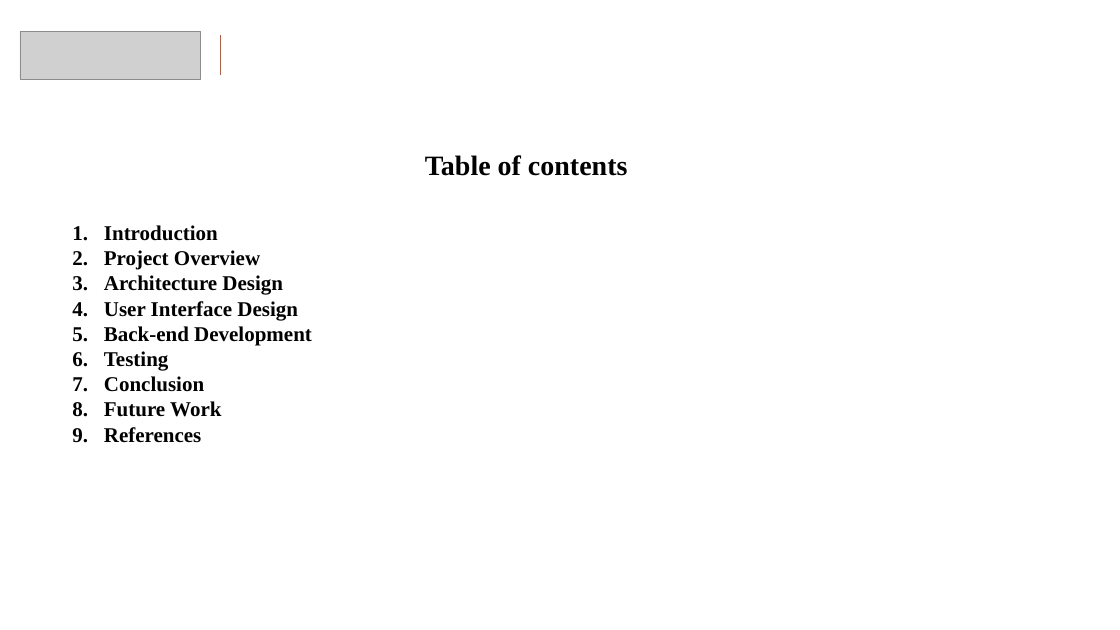
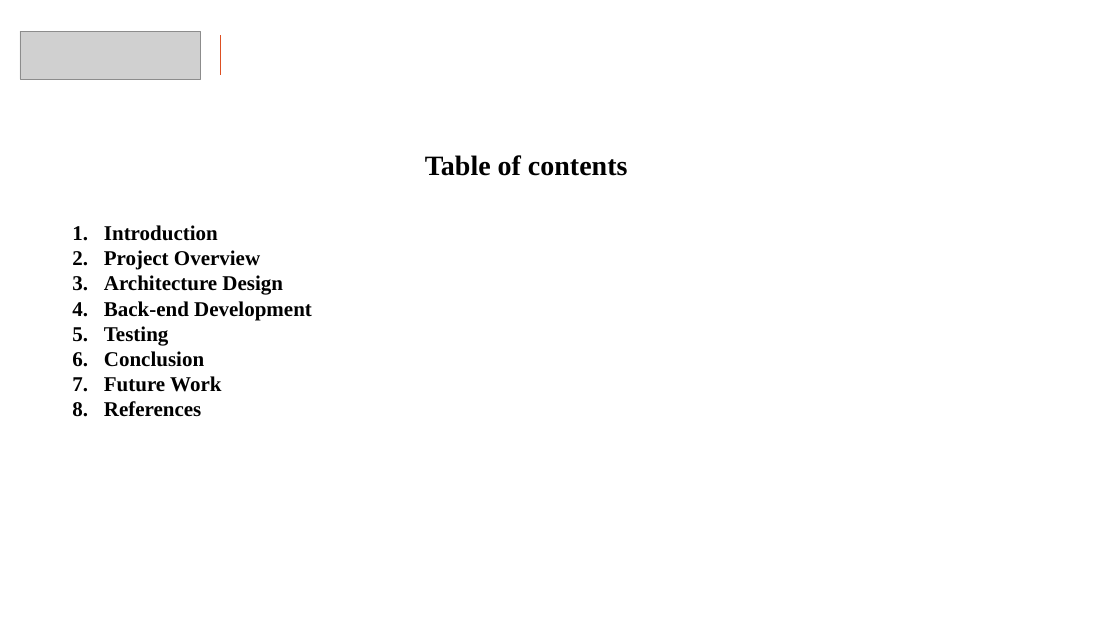
Before and after one commit to pranaygadhave/CAPSTONE, a slide deck: slide 2 of Capstone.pptx. Drawn at 1120x630 pixels with LibreOffice and Linux fonts; fonts in the diff are those of the drawing; grey boxes stand for pictures; background and template pictures are left out. Boxes give left, top, right and bottom in pixels: in the first picture for what was removed or moved away, otherwise in the second. Text is boxed around its words. In the diff, an @@ line names an element or a change of style, - is before the commit and + after.

```diff
--- a/Capstone.pptx
+++ b/Capstone.pptx
@@ text at <box>104,301,298,320</box>: paragraph removed @@
-4. User Interface Design
```
Also in this commit, not shown: 3 other slides changed, 2 slides added.
